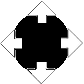
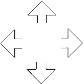
Before/after of a (84, 84) layered artwork. What changed in the layer stack:
renamed "navigation-browse-map-scroll-background" to "navigation-browse-map-scroll-backgroundf", moved it into group "navigation-browse-map-scroll-background", painted on it over [left=15, top=16, right=70, bottom=69]
